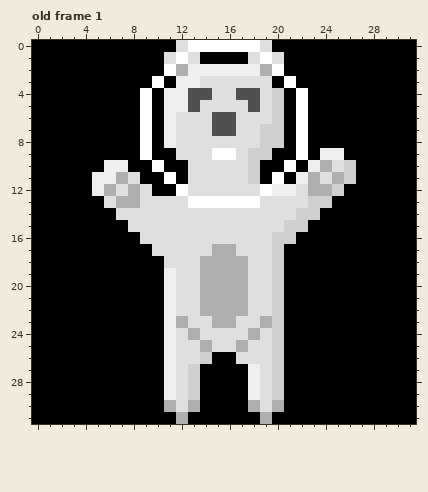
Two versions of one pixel-art file, src/assets/gfx/_polarbear.ase. That is the earlier state.
32x32 pixels, 1 frame. Shown: old frame 1. The commit also changed other frames, which this record leaves out.
Once edited:
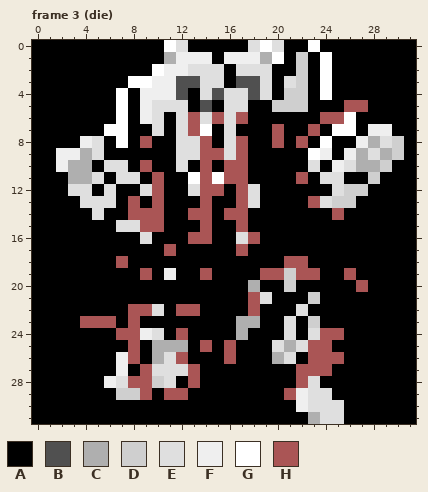
Palette (. is transparent): A #000000  B #505050  C #afafaf  D #cfcfcf  E #dfdfdf  F #efefef  G #ffffff  H #aa5555
A new or re-ordered frame is compared with the old frame closest to it.
Difference:
frames 1 -> 7
Changed rows in their new state; - is an unchanged pixel.
Frame 3 (die) is new; against old frame 1, layer "Layer 1":
first column x 2:
 0 ---------G-AAAAAEGE--G-------
 1 ---------CFFF-FFFCG-D-G------
 2 --------GFFEEEAEEEA-D-G------
 3 ------GGFFBB--ABB--ED-G------
 4 -----G-FF-BAEB-E--ADD-G------
 5 -----G-FEEEABA--AA-DD---HH---
 6 -----G-FEA-H-HEHAAA-A-HHG----
 7 ----GG-AEA-HGAEAAAH-AH-GG-FF-
 8 --FE-G-H-A--HA-HAAH-H-G--FCED
 9 FFCE---A----HHEHAA--AG-AFCECD
10 FCC-EE-HA-EAHAHHA--A-EAFECCD-
11 -CCEAE--HA-GHGHHA-A-HA-EA-D--
12 -EEAEAA-H-A-HHAH-AAAAAAEDD---
13 --EE-AHAHAAAHAAHEAAAAHEDD----
14 ---E-AHHHAAHHAHHAAAAAA-H-----
15 -----E-HHAAAHAAHAAAAA--------
16 --------AAAHHAA-HAAA---------
17 --------AHAAAAAHAAA----------
18 -----H---AAAAAAAAAAHH--------
19 -------H--AAHAAAAHHDHH--H----
20 ---------AAAAAAACAAD-----H---
21 ---------AAAAAAAH-A--D-------
22 ------HHEAHHAAAAHAA-E--------
23 --HHH-H--AAAAAACCAAE-D-------
24 -----HHFEAHAAAACAAAE-EHH-----
25 ------H-CCCAHAHAAAECEHH------
26 -----FH-CEHAA-HAAACE-HHH-----
27 -----F-HEE-H----AAA-HHH------
28 ----FEHHDEAH----AAA-HE-------
29 -----DDH-HHA----AAAHFEE------
30 ---------AAA----AAA-FEEE-----
31 ----------A------A---CEE-----
Changed places in both pictures, as pixel boxes (x1, y1, x2, y2):
changed: (56, 40, 404, 424)
